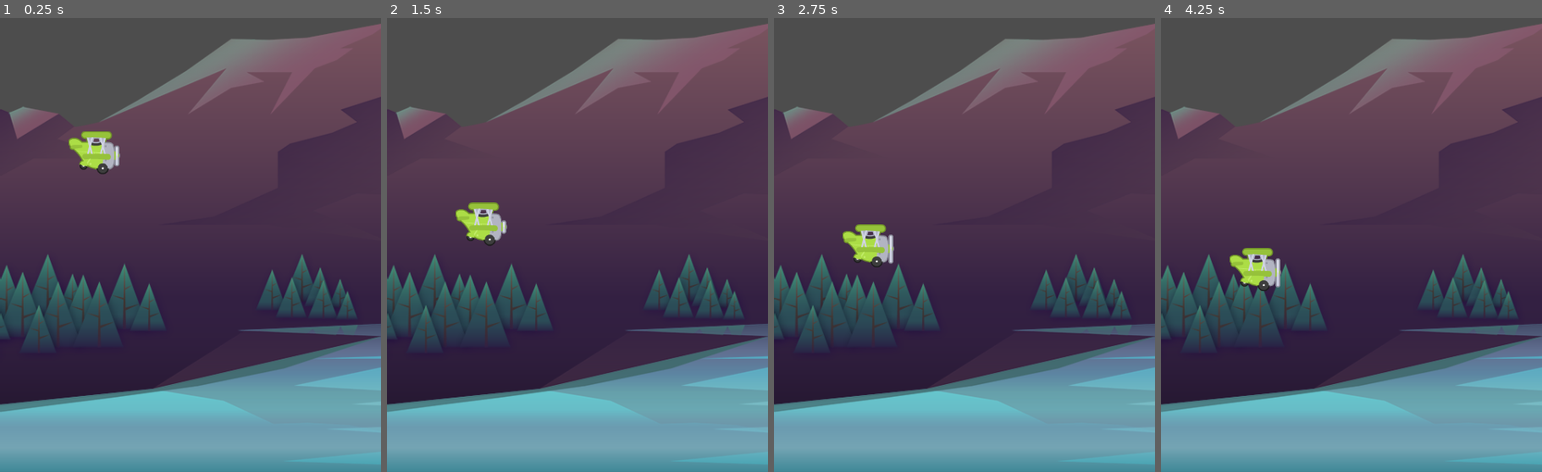
Above: before the commit, frames 1-4 (left to right).
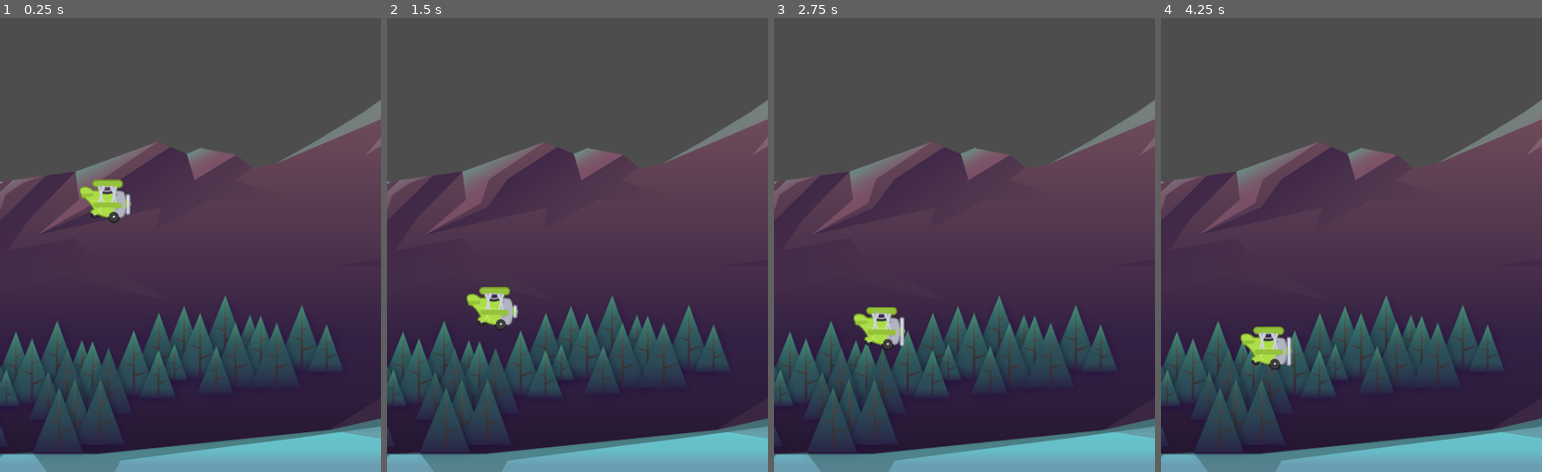
Above: after the commit, the same moments.

Repository: keanedp/tappy_game
Game: Godot game, scene res://scenes/game/game.tscn
Two runs of this game, one before a commit and one after it. Both use one fixed random seed, a clock stepped at 60 frames per second and the inputs below.
Inputs:
- Up to frame 1 (0.25 s): no input
- Up to frame 2 (1.5 s): tap Space ( fly) at 0.6, 1.35 s
- Up to frame 3 (2.75 s): tap Space ( fly) at 2.1 s
- Up to frame 4 (4.25 s): tap Space ( fly) at 2.85, 3.6 s

The runs differ from the first frame. In frame 1, 48% of the frame differs, in the area x 0-100%, y 1-100%; in frame 2, 48%; in frame 3, 48%; in frame 4, 48%.

Commit message:
collisions

Diff:
--- /dev/null
+++ b/scenes/barrier/barrier.tscn
@@ -0,0 +1,10 @@
+[gd_scene load_steps=2 format=3 uid="uid://5bbefeavjtor"]
+
+[sub_resource type="RectangleShape2D" id="RectangleShape2D_bbdul"]
+size = Vector2(493, 19)
+
+[node name="Barrier" type="StaticBody2D"]
+
+[node name="CollisionShape2D" type="CollisionShape2D" parent="."]
+position = Vector2(236.5, -0.5)
+shape = SubResource("RectangleShape2D_bbdul")
--- a/scenes/game/game.tscn
+++ b/scenes/game/game.tscn
@@ -1,13 +1,21 @@
-[gd_scene load_steps=3 format=3 uid="uid://di20bcplqkdp1"]
+[gd_scene load_steps=4 format=3 uid="uid://di20bcplqkdp1"]
 
 [ext_resource type="Texture2D" uid="uid://bgmhaxk4ffd7e" path="res://assets/background/rocks_2.png" id="1_g6dxn"]
 [ext_resource type="PackedScene" uid="uid://c8cwy36oafsry" path="res://scenes/plane/plane.tscn" id="2_fon6n"]
+[ext_resource type="PackedScene" uid="uid://5bbefeavjtor" path="res://scenes/barrier/barrier.tscn" id="3_f3h28"]
 
 [node name="Game" type="Node2D"]
-position = Vector2(512, 314)
+position = Vector2(0, 2)
 
 [node name="Sprite2D" type="Sprite2D" parent="."]
+position = Vector2(736, 364)
 texture = ExtResource("1_g6dxn")
 
 [node name="Plane" parent="." instance=ExtResource("2_fon6n")]
-position = Vector2(-394, 117)
+position = Vector2(132, 477)
+
+[node name="Ceiling" parent="." instance=ExtResource("3_f3h28")]
+position = Vector2(1, -16)
+
+[node name="Floor" parent="." instance=ExtResource("3_f3h28")]
+position = Vector2(3, 864)
--- a/scenes/plane/plane.gd
+++ b/scenes/plane/plane.gd
@@ -1,20 +1,23 @@
 extends CharacterBody2D
 
 
-const GRAVITY: float = 600.0
-const POWER: float = -200.0
+const GRAVITY: float = 1000.0
+const POWER: float = -350.0
 
 
-# Called when the node enters the scene tree for the first time.
-func _ready() -> void:
-	pass # Replace with function body.
+@onready var animated_sprite_2d: AnimatedSprite2D = $AnimatedSprite2D
 
 
-# Called every frame. 'delta' is the elapsed time since the previous frame.
+func _ready() -> void:
+	pass
+
+
 func _physics_process(delta: float) -> void:
 	fall(delta)
 	fly()
 	move_and_slide()
+	if is_on_floor():
+		die()
 
 
 func fall(delta: float) -> void:
@@ -24,3 +27,8 @@
 func fly() -> void:
 	if Input.is_action_just_pressed(" fly"):
 		velocity.y = POWER
+
+
+func die() -> void:
+	set_physics_process(false)
+	animated_sprite_2d.stop()
